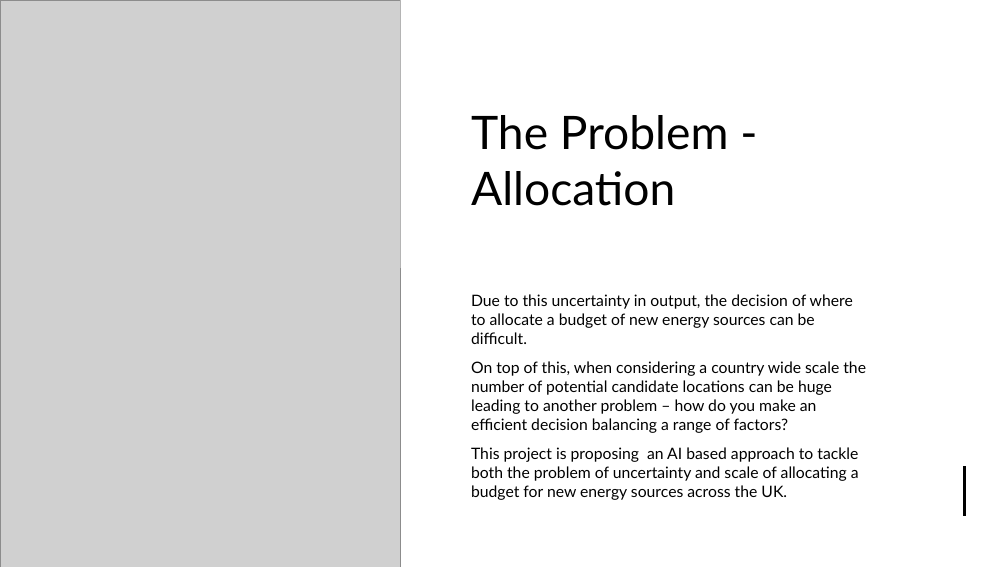
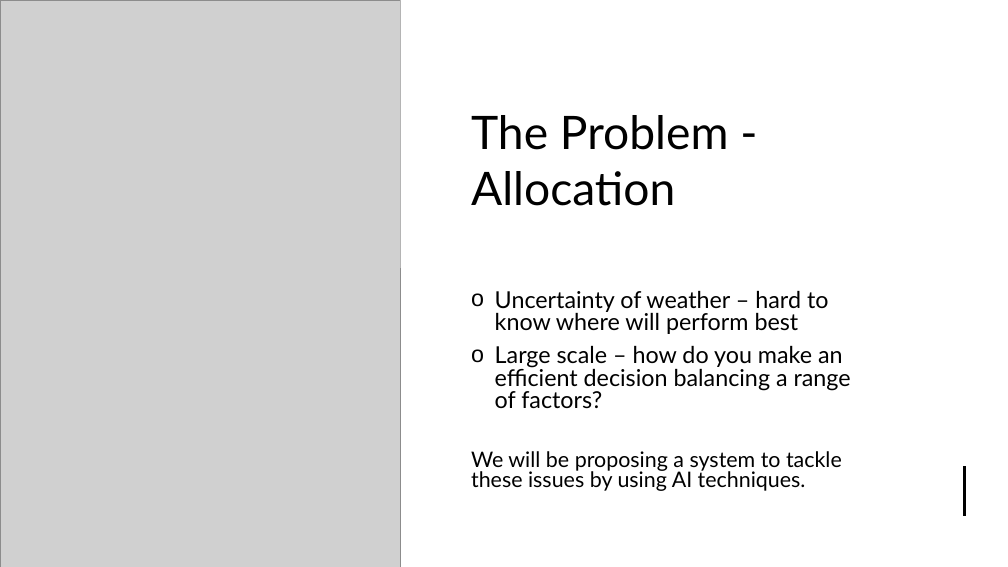
Before and after one commit to james-a-page/CS310Project, a slide deck: slide 3 of Documents/Presentation/ProjectPresentation-JamesPage.pptx. Drawn at 1008x567 pixels with LibreOffice and Linux fonts; fonts in the diff are those of the drawing; grey boxes stand for pictures. Boxes give left, top, right and bottom in pixels: in the first picture for what was removed or moved away, otherwise in the second. Text is boxed around its words. In the diff, an @@ line names an element or a change of style, - is before the commit and + after.

```diff
--- a/Documents/Presentation/ProjectPresentation-JamesPage.pptx
+++ b/Documents/Presentation/ProjectPresentation-JamesPage.pptx
@@ text at box(471, 291, 851, 491): text changed; size 15 to 22.2 pt @@
-Due to this uncertainty in output, the decision of where to allocate a budget of new energy sources can be difficult.
-On top of this, when considering a country wide scale the number of potential candidate locations can be huge leading to another problem – how do you make an efficient decision balancing a range of factors?
-This project is proposing an AI based approach to tackle both the problem of uncertainty and scale of allocating a budget for new energy sources across the UK.
+o Uncertainty of weather – hard to know where will perform best
+o Large scale – how do you make an efficient decision balancing a range of factors?
+We will be proposing a system to tackle these issues by using AI techniques.
```
Also in this commit, not shown: 5 other slides changed, 1 slide added, 1 slide removed, 3 other files.
